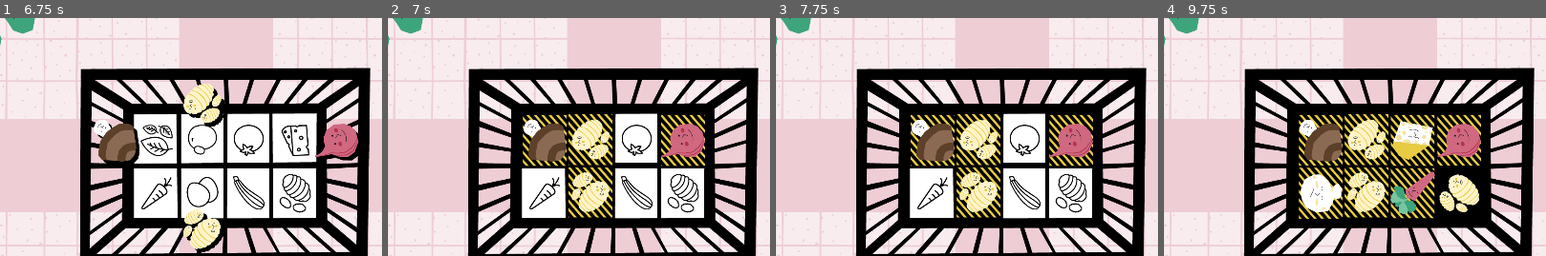
Above: before the commit, frames 1-4 (left to right).
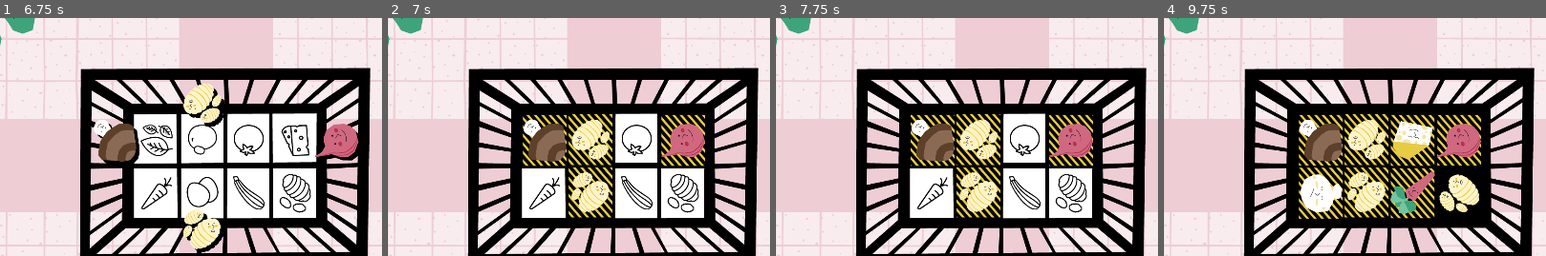
Above: after the commit, the same moments.

Repository: nuco-san/rotary_game
Game: Godot game, scene res://Scenes/TItleScreen.tscn
The game is run twice, just before and just after one commit, with the same random seed, the same clock (stepped at 60 frames per second) and the same inputs.
Inputs:
- Up to frame 1 (6.75 s): click "MODALITÀ STORIA" at 0.5 s; click "AVANTI" at 1.25 s; click "AVANTI" at 2 s; tap Enter at 2.75, 5 s; tap Space at 3.5 s
- Up to frame 2 (7 s): no input
- Up to frame 3 (7.75 s): no input
- Up to frame 4 (9.75 s): no input
The pictures show only the part of the screen within x 21-71%, y 20-70%; the shares and areas given below are measured in that part.

Frame 1 is identical in both runs. In frame 2, 3.6% of the frame differs, in the area x 47-83%, y 40-84%; in frame 3, 3.2%; in frame 4, 6.7%, in the area x 47-83%, y 40-85%.

Commit message:
bugfixing spawn

Diff:
--- a/Scenes/FoodTrack.gd
+++ b/Scenes/FoodTrack.gd
@@ -57,6 +57,8 @@
 
 func _on_destination_area_entered(area):
 	if acceptable_id == area.food_id:
+		if is_filled_correctly and Global.current_minigame == 3:
+			Global.emit_signal("too_much_food")
 		if not is_filled_correctly:
 			$CorrectSound.play()
 			$FinishingPoint/FoodBackgroundCorrect.show()
--- a/Scenes/Global.gd
+++ b/Scenes/Global.gd
@@ -7,6 +7,7 @@
 var current_game_mode = game_modes.STORY
 
 signal track_filled
+signal too_much_food
 signal timer_updated
 signal round_updated
 signal tick_item
--- a/Scenes/MinigameCountdown.gd
+++ b/Scenes/MinigameCountdown.gd
@@ -8,10 +8,18 @@
 	show()
 
 func start_countdown():
+	print(Global.current_round)
+	if Global.current_round > 1:
+		$YeahLabel.show()
+		$VBoxContainer.hide()
+		$YeahTimer.start()
+		yield($YeahTimer, "timeout")
+	$YeahLabel.hide()
+	$VBoxContainer.show()
 	$AudioStreamPlayer.play()
 	$VBoxContainer/RoundLabel.text = "Round " + str(Global.current_round)
 	countdown_time = 3
-	$Timer.start()
+	$CountdownTimer.start()
 
 
 func _on_Timer_timeout():
@@ -20,7 +28,7 @@
 	if countdown_time == 0:
 		hide()
 		$VBoxContainer/CounterLabel.text = str(3)
-		$Timer.stop()
+		$CountdownTimer.stop()
 		emit_signal("countdown_finished")
 	else:
 		$AudioStreamPlayer.play()
--- a/Scenes/MinigameCountdown.tscn
+++ b/Scenes/MinigameCountdown.tscn
@@ -16,6 +16,11 @@
 extra_spacing_bottom = -32
 font_data = ExtResource( 1 )
 
+[sub_resource type="DynamicFont" id=4]
+size = 102
+extra_spacing_bottom = -32
+font_data = ExtResource( 1 )
+
 [node name="MinigameCountdown" type="PanelContainer"]
 self_modulate = Color( 1, 1, 1, 0.784314 )
 anchor_left = 0.5
@@ -29,9 +34,8 @@
 custom_styles/panel = SubResource( 1 )
 script = ExtResource( 2 )
 
-[node name="Timer" type="Timer" parent="."]
-
 [node name="VBoxContainer" type="VBoxContainer" parent="."]
+visible = false
 margin_right = 762.0
 margin_bottom = 510.0
 alignment = 1
@@ -58,4 +62,19 @@
 [node name="AudioStreamPlayer" type="AudioStreamPlayer" parent="."]
 stream = ExtResource( 3 )
 
-[connection signal="timeout" from="Timer" to="." method="_on_Timer_timeout"]
+[node name="YeahLabel" type="Label" parent="."]
+margin_top = 217.0
+margin_right = 762.0
+margin_bottom = 293.0
+custom_fonts/font = SubResource( 4 )
+text = "YEAH :)"
+align = 1
+valign = 1
+
+[node name="YeahTimer" type="Timer" parent="."]
+wait_time = 2.0
+one_shot = true
+
+[node name="CountdownTimer" type="Timer" parent="."]
+
+[connection signal="timeout" from="CountdownTimer" to="." method="_on_Timer_timeout"]
--- a/Scenes/MinigameSlides.tscn
+++ b/Scenes/MinigameSlides.tscn
@@ -1,12 +1,10 @@
-[gd_scene load_steps=4 format=2]
+[gd_scene load_steps=3 format=2]
 
-[ext_resource path="res://01_Cutscenes_EXPORT_ROTARY/Cutscenes_intro_EXPORT_ROTARY/Cutscenes_Intro_1.png" type="Texture" id=1]
 [ext_resource path="res://Scenes/UIButton.tscn" type="PackedScene" id=2]
 [ext_resource path="res://Scenes/MinigameSlides.gd" type="Script" id=3]
 
 [node name="MinigameSlides" type="Sprite"]
 position = Vector2( 961, 601 )
-texture = ExtResource( 1 )
 script = ExtResource( 3 )
 
 [node name="UIButton" parent="." instance=ExtResource( 2 )]
--- a/Scenes/Minigioco.gd
+++ b/Scenes/Minigioco.gd
@@ -6,7 +6,7 @@
 var score := 0
 var is_doing_fire_sequence = false
 var fire_time_left = 5
-
+var wanted_score := 2
 
 func _ready():
 	time_left = Global.minigame_duration
@@ -25,11 +25,16 @@
 		score -= 1
 		if minigame_number == 3 and is_doing_fire_sequence:
 			stop_fire_sequence()
-	if score == 2:
+	if score == wanted_score:
 		if minigame_number == 3:
 			start_fire_sequence()
 		else:
 			reset_minigame()
+
+
+func _on_too_much_food():
+	if minigame_number == 3 and score == wanted_score:
+		stop_fire_sequence()
 
 
 func _on_countdown_finished():
@@ -50,6 +55,7 @@
 
 
 func reset_minigame():
+	Global.increase_round()
 	stop_minigame()
 	$UI/MinigameCountdown.show()
 	$UI/MinigameCountdown.start_countdown()
@@ -70,7 +76,6 @@
 			$UI/FoodList.init_list()
 
 
-
 func _on_results_read():
 	$OutroSlides.show()
 
@@ -81,7 +86,6 @@
 
 func stop_minigame():
 	yield(get_tree().create_timer(0.2), "timeout")
-	Global.increase_round()
 	score = 0
 	$TrackManagerLeft.reset_tracks()
 	$TrackManagerBottom.reset_tracks()
--- a/Scenes/Minigioco.tscn
+++ b/Scenes/Minigioco.tscn
@@ -45,6 +45,7 @@
 visible = false
 position = Vector2( -7, -25 )
 frames = SubResource( 1 )
+frame = 1
 playing = true
 
 [node name="FireSound" type="AudioStreamPlayer" parent="Sfondo_sotto/Fuoco"]
@@ -72,7 +73,7 @@
 position = Vector2( 8, -588 )
 
 [node name="FoodBackgroundWrong" parent="TrackManagerBottom/FoodTrack_1/FinishingPoint" index="3"]
-frame = 1
+frame = 2
 
 [node name="FoodTrack_2" parent="TrackManagerBottom" index="1"]
 position = Vector2( 117, -1 )
@@ -82,7 +83,7 @@
 position = Vector2( 7, -585 )
 
 [node name="FoodBackgroundWrong" parent="TrackManagerBottom/FoodTrack_2/FinishingPoint" index="3"]
-frame = 1
+frame = 2
 
 [node name="TrackManagerRight" parent="." instance=ExtResource( 3 )]
 position = Vector2( 1797, 539 )
@@ -95,7 +96,7 @@
 position = Vector2( -659, 0 )
 
 [node name="FoodBackgroundWrong" parent="TrackManagerRight/FoodTrack_1/FinishingPoint" index="3"]
-frame = 1
+frame = 2
 
 [node name="FoodTrack_2" parent="TrackManagerRight" index="1"]
 position = Vector2( 0, 133 )
@@ -106,7 +107,7 @@
 position = Vector2( -659, 0 )
 
 [node name="FoodBackgroundWrong" parent="TrackManagerRight/FoodTrack_2/FinishingPoint" index="3"]
-frame = 1
+frame = 2
 
 [node name="TrackManagerTop" parent="." instance=ExtResource( 3 )]
 position = Vector2( 897, -41 )
@@ -119,7 +120,7 @@
 position = Vector2( 8, 578 )
 
 [node name="FoodBackgroundWrong" parent="TrackManagerTop/FoodTrack_1/FinishingPoint" index="3"]
-frame = 1
+frame = 2
 
 [node name="FoodTrack_2" parent="TrackManagerTop" index="1"]
 position = Vector2( 117, -1 )
@@ -130,7 +131,7 @@
 position = Vector2( 7, 581 )
 
 [node name="FoodBackgroundWrong" parent="TrackManagerTop/FoodTrack_2/FinishingPoint" index="3"]
-frame = 1
+frame = 2
 
 [node name="Sfondo_sopra" type="Sprite" parent="."]
 position = Vector2( 961, 610 )
@@ -229,7 +230,6 @@
 rect_rotation = 180.0
 
 [node name="MinigameCountdown" parent="UI" instance=ExtResource( 5 )]
-visible = false
 margin_left = -990.0
 margin_top = -623.0
 margin_right = 990.0
--- a/Scenes/TrackManager.gd
+++ b/Scenes/TrackManager.gd
@@ -22,8 +22,9 @@
 
 
 func first_spawn():
+	$SpawnTimer.paused = false
 	randomize_timer()
-	$Timer.start()
+	$SpawnTimer.start()
 	track_1.spawn_food()
 
 
@@ -31,8 +32,8 @@
 	if not is_spawning:
 		is_spawning = true
 		randomize_timer()
-		$Timer.start()
-		yield($Timer, "timeout")
+		$SpawnTimer.start()
+		yield($SpawnTimer, "timeout")
 		if id == 1:
 			track_2.spawn_food()
 		if id == 2:
@@ -41,23 +42,23 @@
 
 
 func reset_tracks():
-	$Timer.paused = true
+	$SpawnTimer.paused = true
 	$FoodTrack_1.reset_track()
 	$FoodTrack_2.reset_track()
 
 
 func randomize_timer():
 	randomize()
-	$Timer.wait_time = rand_range(spawn_time_interval.x, spawn_time_interval.y)
+	$SpawnTimer.wait_time = rand_range(spawn_time_interval.x, spawn_time_interval.y)
 
 
 func reset_tracks_fire():
-	$Timer.paused = true
+	$SpawnTimer.paused = true
 	$FoodTrack_1.reset_track()
 	$FoodTrack_2.reset_track()
 	yield(get_tree().create_timer(1.0), "timeout")
 	first_spawn()
-	$Timer.paused = false
+	$SpawnTimer.paused = false
 
 
 func change_recipe():
--- a/Scenes/TrackManager.tscn
+++ b/Scenes/TrackManager.tscn
@@ -20,5 +20,5 @@
 position = Vector2( 0, 106 )
 track_id = 2
 
-[node name="Timer" type="Timer" parent="."]
+[node name="SpawnTimer" type="Timer" parent="."]
 one_shot = true
Not shown, removed: Builds/RotaryHTML/index.apple-touch-icon.png.import
Not shown, removed: Builds/RotaryHTML/index.icon.png.import
Not shown, removed: Builds/RotaryHTML/index.png.import
Not shown: 1 places in Scenes/MinigameCountdown.tscn that only renumber resources
Not shown, changed: Builds/RotaryHTML/index.html
Not shown, changed: Builds/RotaryHTML/index.pck
